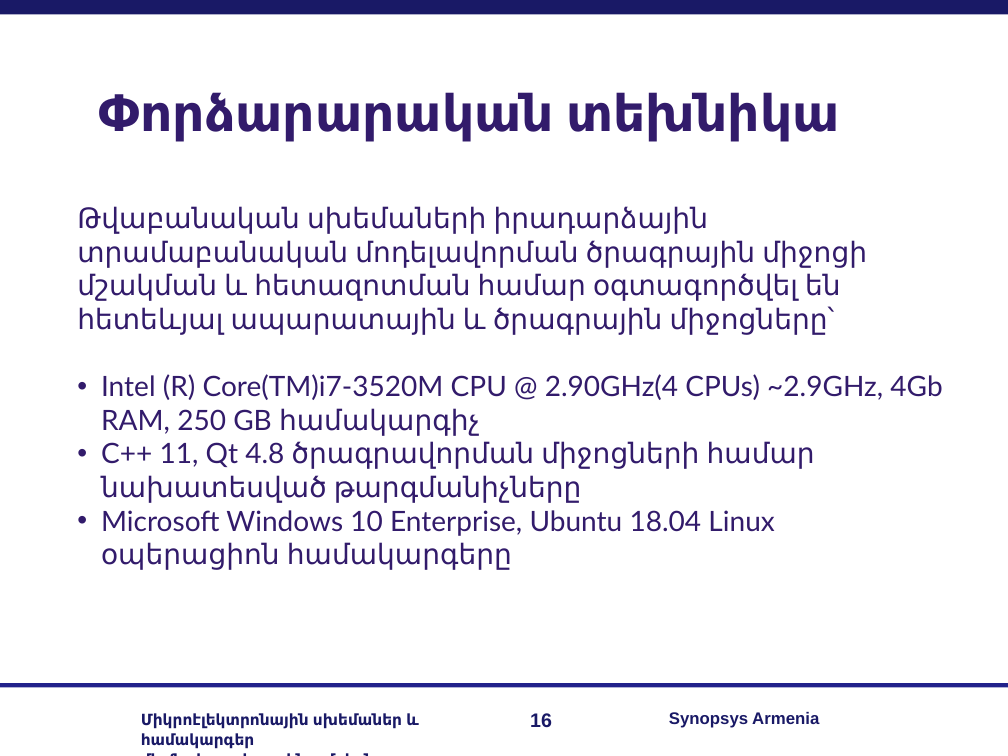
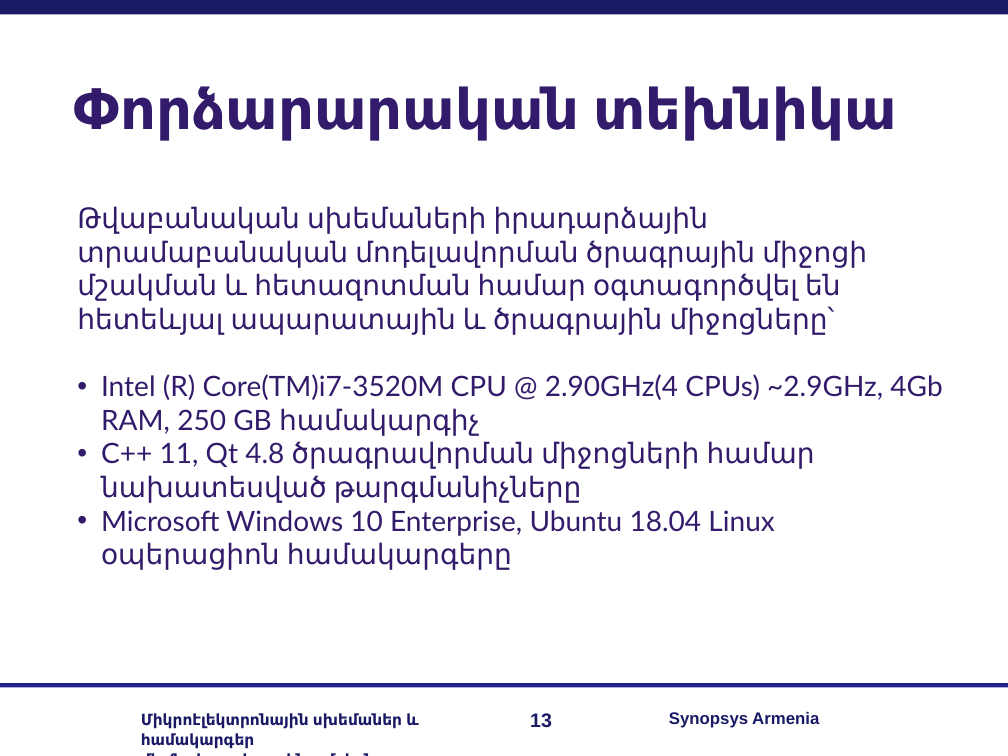
Before and after one commit to RazKarapetyan/Master_thesis, a slide deck: slide 13 of My real work/my_master_slides.ppt (slide 16 before the commit). Drawn at 1008x756 pixels with LibreOffice and Linux fonts; fonts in the diff are those of the drawing; background and template pictures are left out. Boxes give left, top, right and bottom in pixels: in the first picture for what was removed or moved away, otherwise in the second. Text is boxed around its words. In the diff, an @@ line names an element or a change of style, - is before the commit and + after.

```diff
--- a/My real work/my_master_slides.ppt
+++ b/My real work/my_master_slides.ppt
@@ text "Փորձարարական տեխնիկա": place and size @@
-text "Փորձարարական տեխնիկա" at box(98, 92, 839, 142)
+text "Փորձարարական տեխնիկա" at box(74, 86, 897, 141)
@@ text "Փորձարարական տեխնիկա" at box(74, 86, 897, 141): size 36 to 40 pt @@
@@ page number at box(530, 713, 552, 728): text changed @@
-16
+13
```
Also in this commit, not shown: 12 other slides changed, 1 slide added, 4 slides removed, 1 other file.
